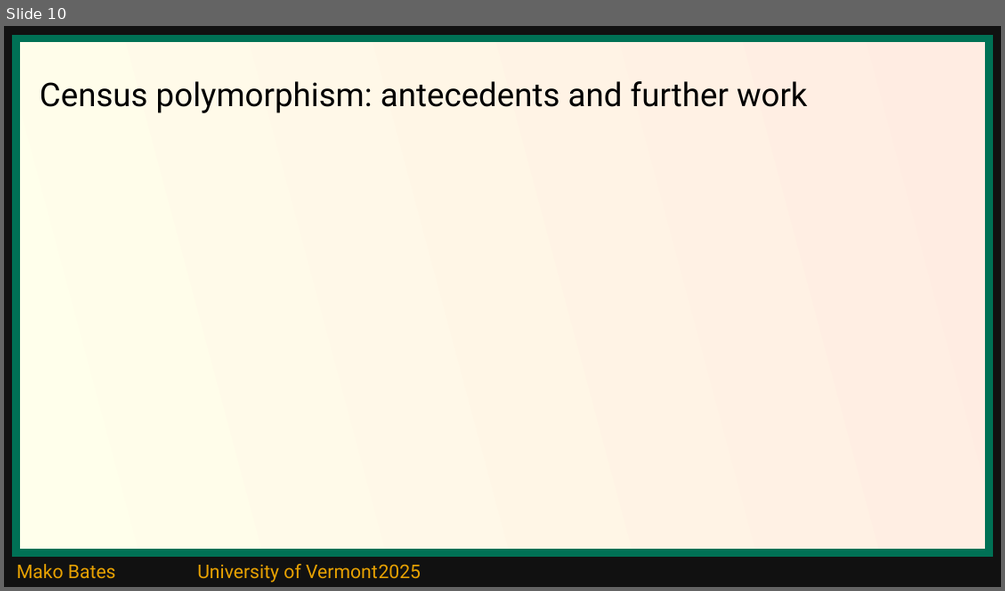
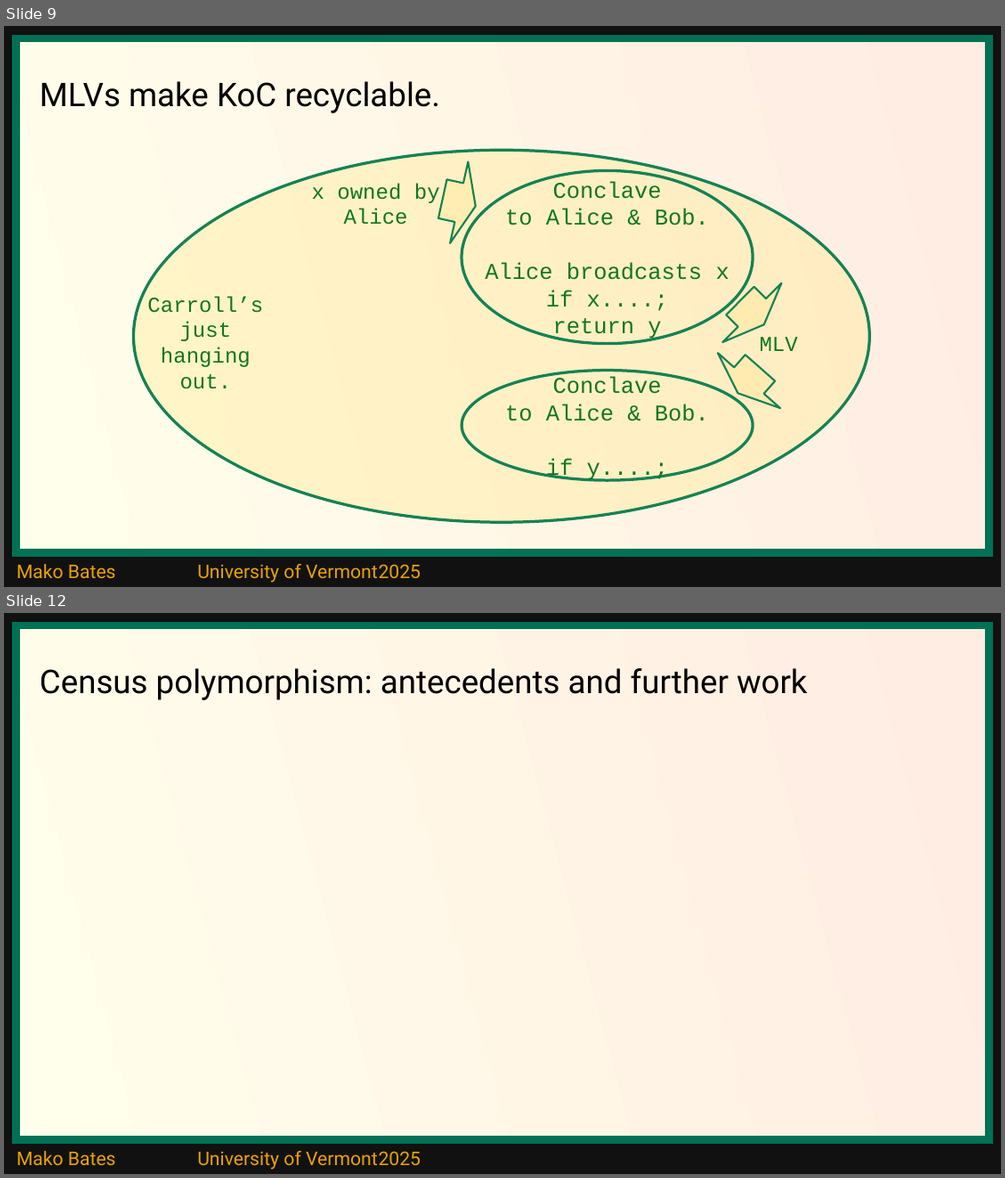
Before and after one commit to ShapeOfMatter/thesis_CP_UVM, a slide deck: thesis defense.odp. Shown one above the other, each under a label of ours: slide 10 before the commit, slides 9 and 12 after it; the slides between them are not shown. The pictures are 1005x591 and 1005x1178 pixels, drawn with LibreOffice and Linux fonts; fonts in the diff are those of the drawing. Boxes give left, top, right and bottom in pixels: in the first picture for what was removed or moved away, otherwise in the second. Text is boxed around its words. In the diff, an @@ line names an element or a change of style, - is before the commit and + after.

```diff
--- a/thesis defense.odp
+++ b/thesis defense.odp
@@ slide 9 added at (4, 26, 1001, 587), background #111111; not listed: 2 template elements that a slide beside it also shows @@
@@ title added at (40, 81, 440, 113), 26 pt, text #000000 @@
+MLVs make KoC recyclable.
@@ ellipse added at (133, 150, 870, 522), fill #FFE994 at 40% opacity, outline #168253 2.3 pt @@
@@ down arrow added at (434, 158, 485, 246), fill #FFE994 at 40% opacity, outline #168253 1.5 pt @@
@@ text added at (312, 183, 440, 224), 17 pt, text #127622 @@
+x owned by
+Alice
@@ ellipse added at (461, 171, 753, 344), outline #168253 2.3 pt, 18 pt, text #127622 @@
+Conclave
+to Alice & Bob.
+Alice broadcasts x
+if x....;
+return y
@@ down arrow added at (711, 271, 793, 354), fill #FFE994 at 40% opacity, outline #168253 1.5 pt @@
@@ text added at (147, 296, 263, 389), 17 pt, text #127622 @@
+Carroll’s
+just hanging out.
@@ down arrow added at (706, 340, 791, 420), fill #FFE994 at 40% opacity, outline #168253 1.5 pt @@
@@ text added at (760, 337, 798, 351), 17 pt, text #127622 @@
+MLV
@@ ellipse added at (461, 370, 753, 480), outline #168253 2.3 pt, 18 pt, text #127622 @@
+Conclave
+to Alice & Bob.
+if y....;
@@ what was slide 10 is now slide 12 @@
```
Also in this commit, not shown: 2 slides changed, 4 other slides added, 3 slides removed.
